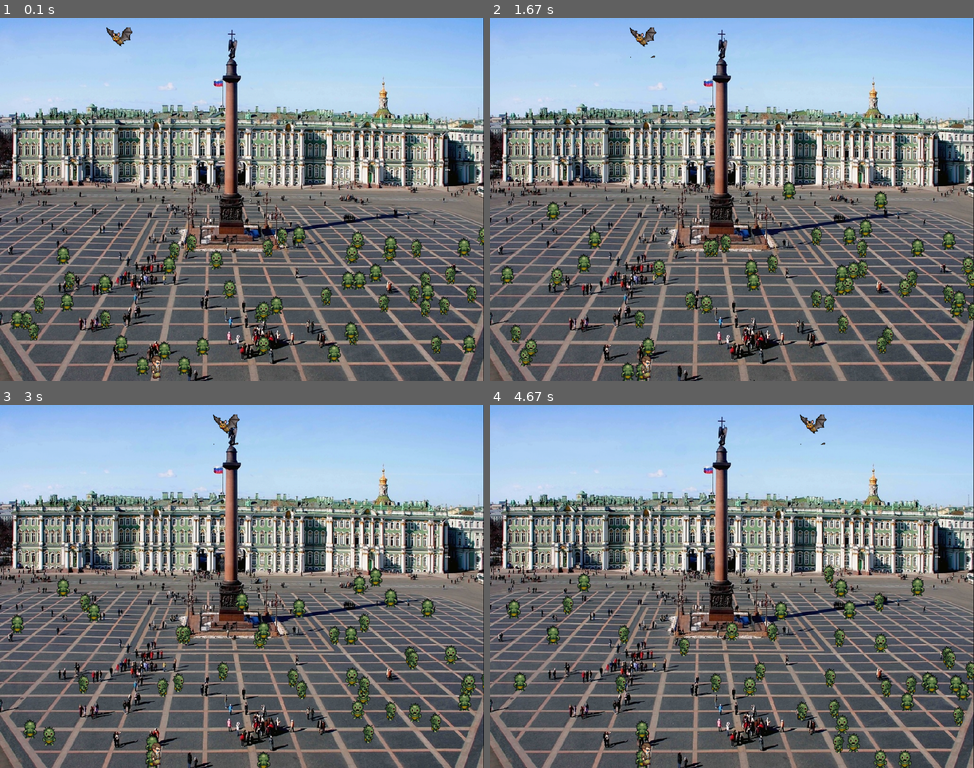
Above: before the commit, frames 1-4 (two rows, left to right).
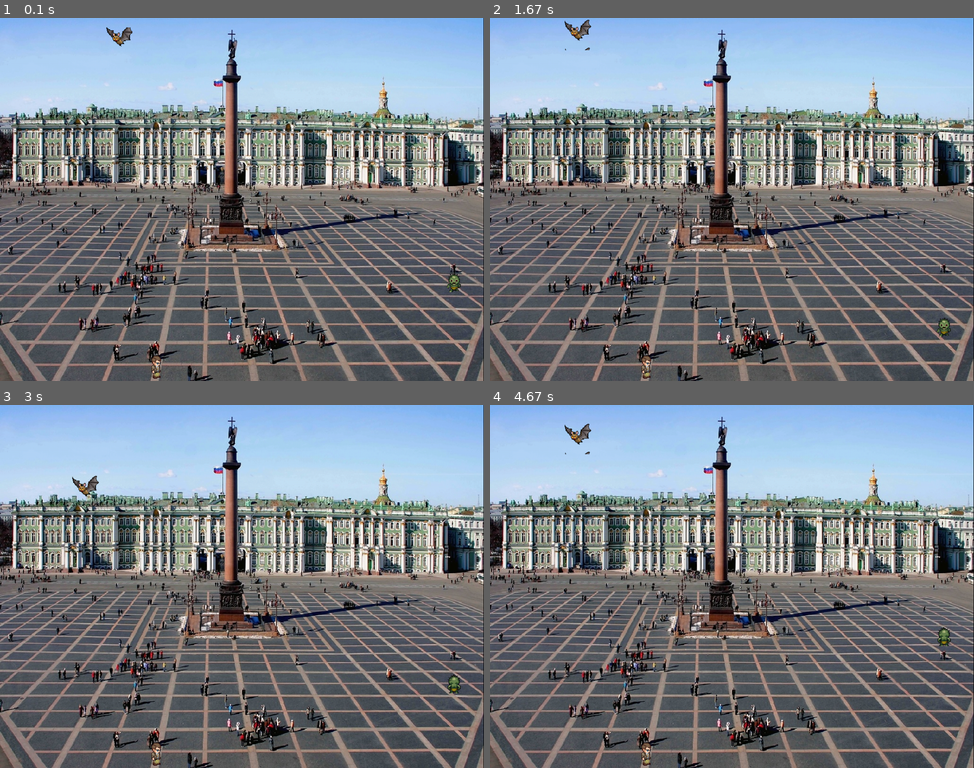
Above: after the commit, the same moments.

Repository: livington/PetersburgVampires
Game: pygame game, started from main.py
Two runs of this game, one before a commit and one after it. Both use one fixed random seed, a clock stepped at 60 frames per second and the inputs below.
Inputs:
- Up to frame 1 (0.1 s): no input
- Up to frame 2 (1.67 s): no input
- Up to frame 3 (3 s): no input
- Up to frame 4 (4.67 s): no input

The runs differ from the first frame. In frame 1, 4.6% of the frame differs, in the area x 2-100%, y 57-99%; in frame 2, 4.6%, in the area x 2-100%, y 0-100%; in frame 3, 4.2%; in frame 4, 4.3%.

Commit message:
overwritten Persons.motion()

Diff:
--- a/Persons.py
+++ b/Persons.py
@@ -69,10 +69,6 @@
             else:
                 return False
 
-    def take_step(self):
-        self.position_np += self.speed * self.direction_np
-        self.animation_moving()
-
     def animation_moving(self):
         if self.animation['count'] < 11 - self.speed:
             self.animation['count'] += 1
@@ -82,6 +78,17 @@
             else:
                 self.animation['view'] = 0
             self.animation['count'] = 0
+
+    def take_step(self):
+        self.position_np += self.speed * self.direction_np
+        self.animation_moving()
+
+    def motions(self):
+        if self.check_ability_to_move():
+            self.take_step()
+            return True
+        else:
+            return False
 
     def __delete__(self, instance):
         pass
@@ -118,9 +125,7 @@
             pygame.K_LEFT - 273 - LEFT
             """
             self.direction_np = dir_base_to_vec(event.key - 273)
-
-            if self.check_ability_to_move():
-                self.take_step()
+            Persons.motions(self)
 
         if event.type == pygame.KEYUP \
                 and event.key in [pygame.K_RIGHT, pygame.K_DOWN, pygame.K_LEFT, pygame.K_UP]:
@@ -143,13 +148,11 @@
         Persons.__init__(self, image_path, image_size, speed, start_position, game_zone, name)
         self.damage = damage
 
-    """ by default enemies goes from edge to ege, and spin randomly"""
+    """ by default enemies goes from edge to edge, and spin randomly"""
     def motions(self):
         if random.randint(0, 100) == 5:
             self.direction_np = random.choice([LEFT_np, RIGHT_np, UP_np, DOWN_np])
-        if self.check_ability_to_move() is True:
-            self.take_step()
-        else:
+        if Persons.motions(self) is False:
             self.direction_np = -1*self.direction_np
 
     """загатовка для атаки, каждую секунду уменьшае хп на велечинну урона для объекта"""
--- a/main.py
+++ b/main.py
@@ -14,7 +14,7 @@
         for i in range(1):
             self.enemies.append(Bat(start_position=[random.randint(0, SCREEN_WIDTH), random.randint(0, 200)]))
         # Добавил зомбарей)
-        for i in range(50):
+        for i in range(1):
             self.enemies.append(Zombie(start_position=[random.randint(0, SCREEN_WIDTH), random.randint(400, 700)]))
 
         self.main_loop()
